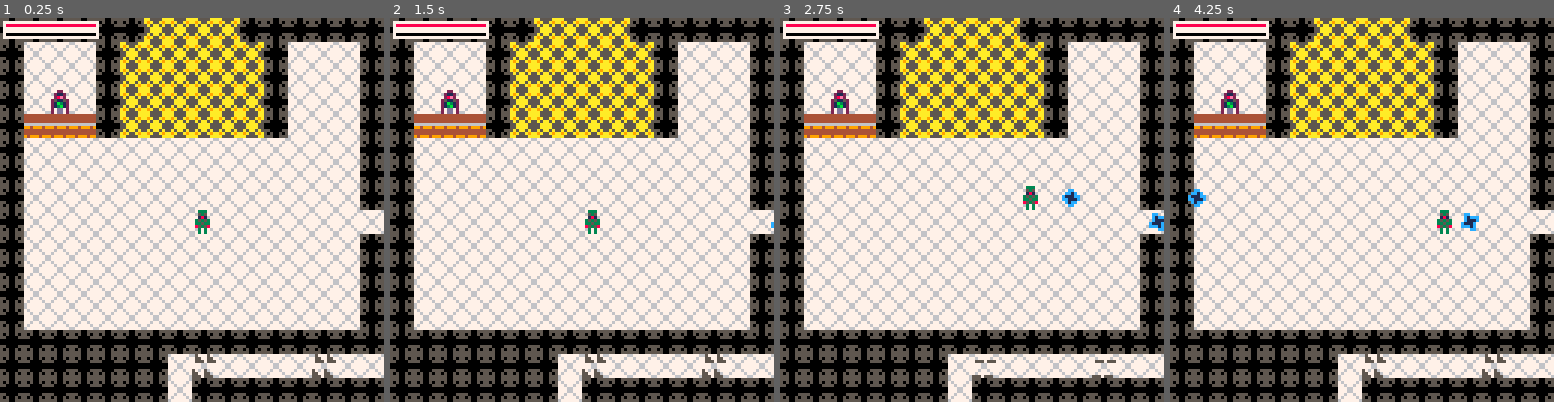
Above: before the commit, frames 1-4 (left to right).
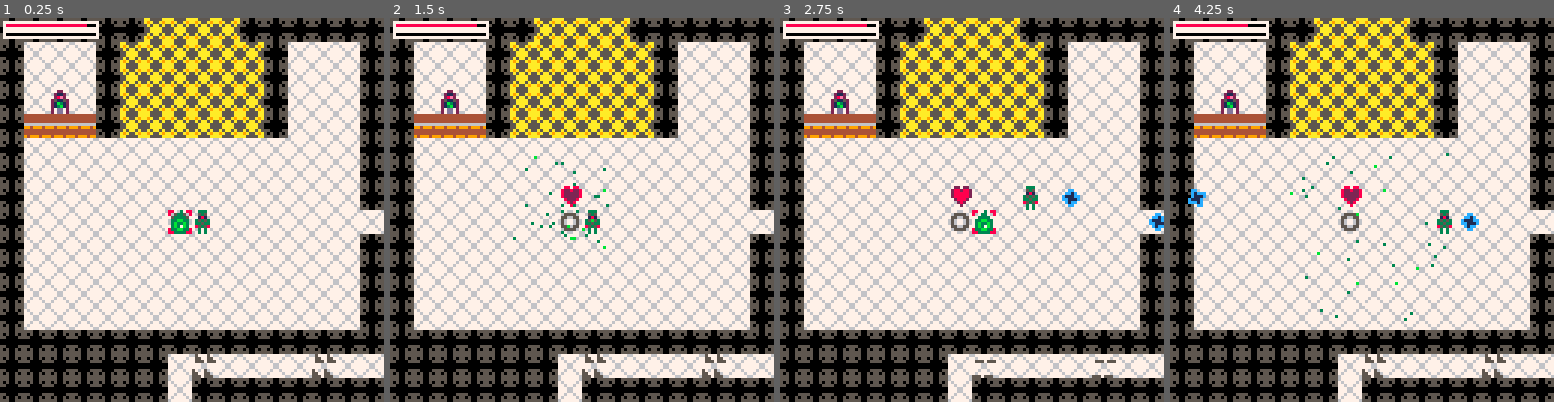
Above: after the commit, the same moments.

Repository: rledford/pico-door
Game: PICO-8 cartridge door.p8
The game is run twice, just before and just after one commit, with the same random seed, the same clock (stepped at 60 frames per second) and the same inputs.
Inputs:
- Up to frame 1 (0.25 s): no input
- Up to frame 2 (1.5 s): tap X (X key) at 0.33, 1.07 s; tap O (Z key) at 0.7 s
- Up to frame 3 (2.75 s): hold Right 1.6-2.1 s; tap O (Z key) at 1.7, 2.1, 2.5 s; tap X (X key) at 1.85 s; hold Up 2.15-2.42 s; hold Right from 2.47 s (still down)
- Up to frame 4 (4.25 s): tap O (Z key) every 0.4 s from 2.9 to 4.1 s; tap X (X key) at 2.97, 4.08 s; release Right at 3.03 s; hold Left 3.08-3.58 s; hold Down 3.63-3.97 s; hold Right from 4.02 s (still down)

The runs differ from the first frame. In frame 1, 0.4% of the frame differs, in the area x 22-50%, y 1-57%; in frame 2, 0.7%; in frame 3, 0.8%; in frame 4, 0.9%, in the area x 4-81%, y 1-79%.

Commit message:
Add projectile pierce behavior. Clamp fire rate upgrade.

Diff:
--- a/door.p8
+++ b/door.p8
@@ -44,8 +44,8 @@
 -- [x] add sfx for vendor purchase success and fail
 -- [x] add upgrades, navigation and purchase to vendor window
 -- [x] add tile or use X input to activate vendor purchase window when next to vendor
--- [] add projectile upgrade to damage and pass-through instead of destroy on hit
--- [] add projectile fire-rate upgrade
+-- [x] add projectile upgrade to damage and pass-through instead of destroy on hit
+-- [x] add projectile fire-rate upgrade
 -- [] add emeny stats vary on difficulty
 -- increases difficulty by x % every time player purchases an upgrade
 -- [] add main door with minimum damage requirement to take damage
@@ -134,6 +134,7 @@
 	cls()
 	player = init_object(player_type, 64, 64)
 	start_room_transition(0,0)
+	make_enemy_spawn_point(56, 64)
 	update_fn = game_update
 end
 
@@ -202,22 +203,22 @@
 
 player_type = {
 	init=function(this)
-		this.fire_rate = 10
+		this.fire_rate = 20
 		this.fire_timer = 0
 		this.hitbox={x=2,y=2,w=3,h=4}
 		this.target=nil
 		this.auto_target_radius = 40
 		this.projectil_damage = 1
 		this.projectile_speed = 1.3
-		this.ricochet = false
+		this.has_ricochet = false
+		this.has_pierce = false
 		this.face = {x=1,y=0}
 		this.max_hp = 10
 		this.hp = this.max_hp
 		this.group = PLAYER_GROUP
 		this.anim = make_animation({32})
 		this.hurt_collidable = false
-		this.level = 1
-		this.max_gems = 50
+		this.max_gems = 100
 		this.gems = 0
 		this.dead = false
 	end,
@@ -284,7 +285,8 @@
 				dir.y = 1
 			end
 			local proj = make_projectile(this.x, this.y, make_animation({30,31}, 4), this.projectil_damage, this.projectile_speed, dir)
-			proj.ricochet = this.ricochet
+			proj.ricochet = this.has_ricochet
+			proj.pierce = this.has_pierce
 			add(proj.collision_groups, ENEMY_GROUP)
 		end
 		this.fire_timer = clamp(this.fire_timer - 1, 0, this.fire_rate)
@@ -353,9 +355,9 @@
 	name = "fast-shot",
 	description = "increase rate of fire.",
 	cost = 200,
-	persist = false,
+	persist = true,
 	on_upgrade = function()
-		player.fire_rate = 10
+		player.fire_rate = clamp(player.fire_rate - 1, 8, 100)
 		player.fire_timer = 0
 	end
 }
@@ -367,7 +369,7 @@
 	cost = 500,
 	persist = false,
 	on_upgrade = function()
-		player.ricochet = true
+		player.has_ricochet = true
 	end
 }
 
@@ -389,7 +391,7 @@
 	cost = 1000,
 	persist = false,
 	on_upgrade = function()
-		player.pierce = true
+		player.has_pierce = true
 	end
 }
 
@@ -411,7 +413,7 @@
 				end
 				if not upgrade.persist then
 					del(vendor_obj.inventory, upgrade)
-					clamp(this.selected_upgrade, 1, count(vendor_obj.inventory))
+					this.selected_upgrade = clamp(this.selected_upgrade, 1, count(vendor_obj.inventory))
 				end
 				sfx(11)
 				player.gems -= upgrade.cost
@@ -523,6 +525,8 @@
 		this.collision_groups = {}
 		this.damage = 1
 		this.ricochet = false
+		this.pierce = false
+		this.hit_list = {}
 	end,
 	update=function(this)
 		this.lifetime -= 1
@@ -534,15 +538,19 @@
 			return
 		end
 		local col = this.collide(this.collision_groups)
-		if col ~= nil then
+		if col ~= nil and index_of(this.hit_list, col) == 0 then
 			if col.take_damage ~= nil then
 				col.take_damage(this.damage)
-			end
-			destroy_object(this)
+				add(this.hit_list, col)
+			end
+			if not this.pierce then
+				destroy_object(this)
+			end
 			return
 		end
 		if not this.can_move_to((nextx + TILE_HALF_SIZE)/TILE_SIZE, (nexty + TILE_HALF_SIZE)/TILE_SIZE) then
 			if this.ricochet then
+				this.hit_list = {}
 				-- cheap bounce calc without normals since all walls are axis-aligned (no need to calculate collision normals)
 				if not this.can_move_to((this.x + TILE_HALF_SIZE)/TILE_SIZE, (nexty + TILE_HALF_SIZE)/TILE_SIZE) then
 					-- hit top or bottom of wall so reverse y
@@ -613,7 +621,7 @@
 		this.anim = make_animation({50,51}, 25)
 		this.threat = 1
 		this.group = ENEMY_GROUP
-		this.hp = 1
+		this.hp = 2
 		this.move_rate=15
 		this.move_timer=0
 		this.touch_damage = 2
